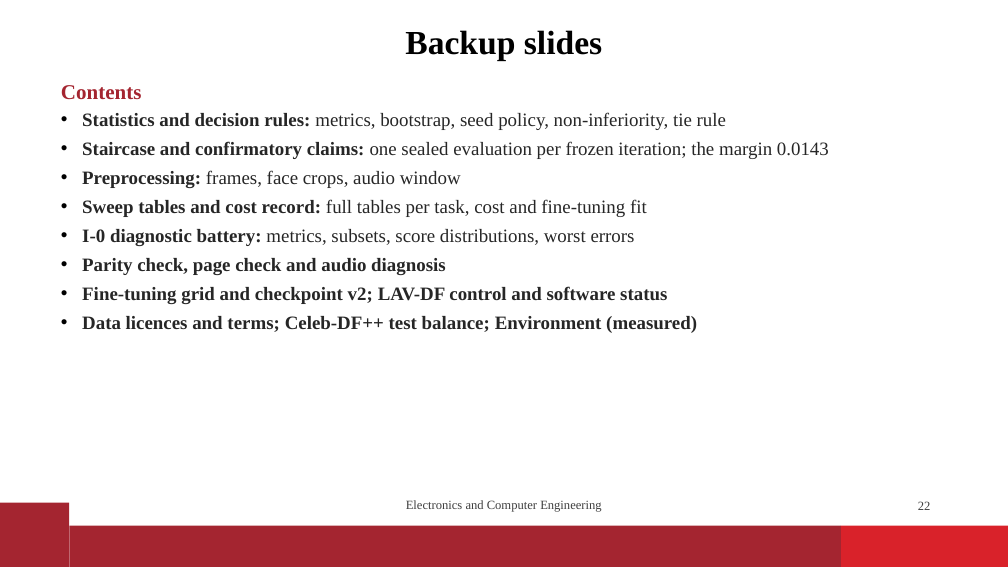
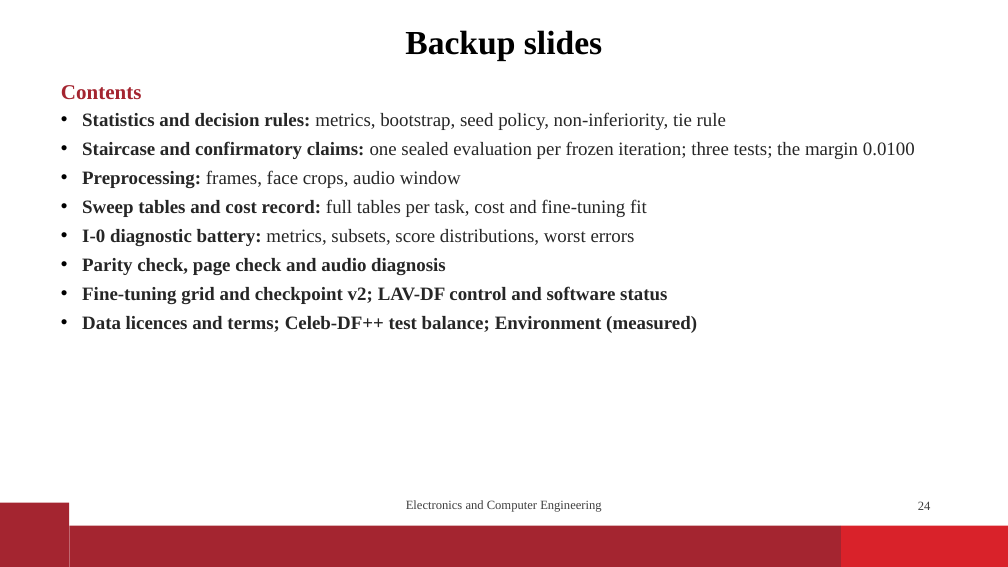
Before and after one commit to vaibhavshiroorkar/deepfake-detection, a slide deck: slide 24 of slides/DeepFake_Detection_Presentation.pptx (slide 22 before the commit). Drawn at 1008x567 pixels with LibreOffice and Linux fonts; fonts in the diff are those of the drawing; background and template pictures are left out. Boxes give left, top, right and bottom in pixels: in the first picture for what was removed or moved away, otherwise in the second. Text is boxed around its words. In the diff, an @@ line names an element or a change of style, - is before the commit and + after.

Commit message:
paper,report,slides: I-1b, I-1c, E-013b baseline, three tests with robustness line, M-005; figures fig03, fig04, fig08 updated; readiness tools

```diff
--- a/slides/DeepFake_Detection_Presentation.pptx
+++ b/slides/DeepFake_Detection_Presentation.pptx
@@ text at box(82, 141, 915, 159): text changed @@
-• Staircase and confirmatory claims: one sealed evaluation per frozen iteration; the margin 0.0143
+• Staircase and confirmatory claims: one sealed evaluation per frozen iteration; three tests; the margin 0.0100
@@ page number at box(918, 501, 931, 510): text changed @@
-22
+24
```
Also in this commit, not shown: 7 other slides changed, 2 slides added, 25 other files.
